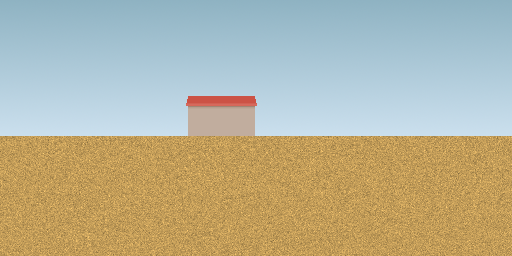
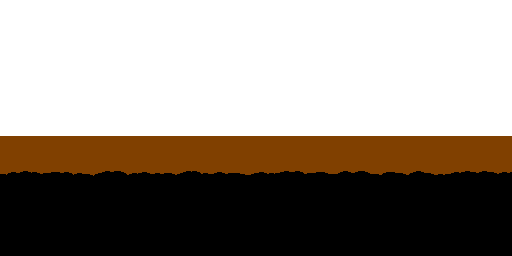
Layer changes from the first 512px x 256px image to the second:
hid group "fg" (2 layers) over [0, 0, 512, 256]
painted on "mat" over [0, 136, 512, 176]
